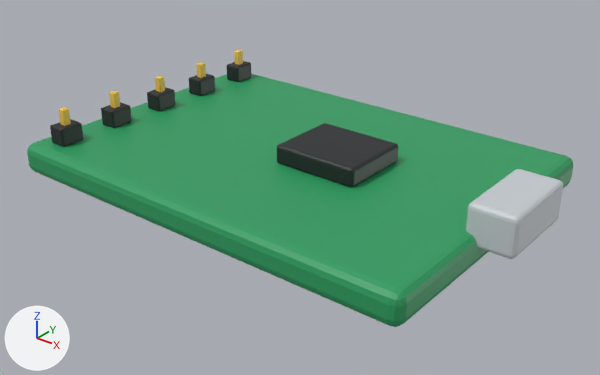
An edit to the OBJ model assets/parts/board.obj, drawn before and after from the same camera.
Camera for both pictures: a 50 mm camera at (0.0745, -0.092, 0.0533) aimed at (0.003, -0.0026, -0.0021). Every picture has the same lights, and +X, +Y and +Z are marked at lower left. The older version comes first. Where no turn or scale is listed for an object, it has been applied to the vertices.

In view in the first picture: 'board'.
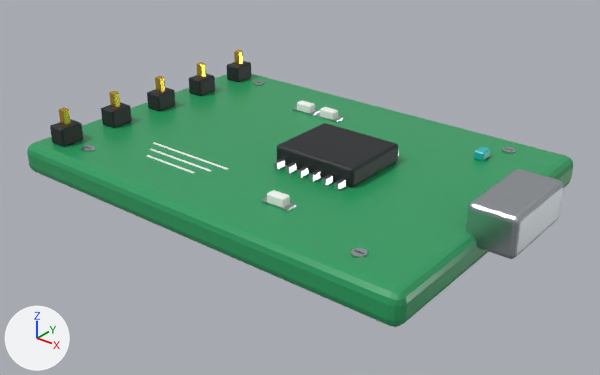
What differs and where, as boxes [x1, y1, x2, y2] in the pictures (600 x 375 px):
'board', surface changed, reshaped: [27, 50, 573, 327] in both
part 1 of me_board, added: after [274, 159, 285, 170]
part 2 of me_board, added: after [285, 163, 297, 174]
part 3 of me_board, added: after [297, 166, 309, 178]
part 4 of me_board, added: after [309, 170, 321, 182]
part 5 of me_board, added: after [322, 175, 333, 186]
part 6 of me_board, added: after [334, 179, 346, 190]
part 7 of me_board, added: after [282, 203, 296, 211]
part 8 of me_board, added: after [153, 142, 229, 170]
part 9 of me_board, added: after [149, 148, 212, 172]
part 10 of me_board, added: after [147, 155, 195, 173]
part 11 of me_board, added: after [81, 145, 95, 152]
part 12 of me_board, added: after [502, 147, 515, 153]
part 13 of me_board, added: after [351, 248, 368, 258]
part 14 of me_board, added: after [297, 101, 315, 114]
part 15 of me_board, added: after [320, 107, 339, 120]
part 16 of me_board, added: after [267, 190, 290, 208]
part 17 of me_board, added: after [474, 146, 490, 161]

Diff of the bpy script that builds the scene:
```diff
--- a/assets/parts/board.obj.py
+++ b/assets/parts/board.obj.py
@@ mat_boardbody @@
 mat_boardbody.base_color = (0.025, 0.34, 0.12)  # green #2c9e61
-mat_boardbody.roughness = 0.48
+mat_boardbody.roughness = 0.3
@@ mat_black @@
 mat_black.base_color = (0.015, 0.018, 0.02)  # black #212427
-mat_black.roughness = 0.48
+mat_black.roughness = 0.55
@@ mat_silver @@
 mat_silver.base_color = (0.58, 0.62, 0.65)  # light grey #c8ced3
-mat_silver.roughness = 0.48
+mat_silver.roughness = 0.28
+mat_silver.metallic = 1.0
@@ mat_gold @@
 mat_gold.roughness = 0.48
+mat_gold.metallic = 1.0
@@ me_board @@
-me_board.from_pydata(...)  # 1248 vertices, 2444 faces; spans x -0.035..0.04, y -0.025..0.025, z -0.0025..0.008
+me_board.from_pydata(...)  # 1640 vertices, 3096 faces; spans x -0.035..0.04, y -0.025..0.025, z -0.0025..0.008
+# me_board part 1: a new loose piece, a box spanning x 0.00215..0.00285, y -0.0077..-0.0059, z 0.0026..0.0036, in mat_silver (light grey #c8ced3)
+# me_board part 2: a new loose piece, a box spanning x 0.00435..0.00505, y -0.0077..-0.0059, z 0.0026..0.0036, in mat_silver (light grey #c8ced3)
+# me_board part 3: a new loose piece, a box spanning x 0.00655..0.00725, y -0.0077..-0.0059, z 0.0026..0.0036, in mat_silver (light grey #c8ced3)
+# me_board part 4: a new loose piece, a box spanning x 0.00875..0.00945, y -0.0077..-0.0059, z 0.0026..0.0036, in mat_silver (light grey #c8ced3)
+# me_board part 5: a new loose piece, a box spanning x 0.01095..0.01165, y -0.0077..-0.0059, z 0.0026..0.0036, in mat_silver (light grey #c8ced3)
+# me_board part 6: a new loose piece, a box spanning x 0.01315..0.01385, y -0.0077..-0.0059, z 0.0026..0.0036, in mat_silver (light grey #c8ced3)
+# me_board part 7: a new loose piece, a box spanning x 0.0113..0.0123, y -0.0169..-0.0151, z 0.0026..0.0028, in mat_silver (light grey #c8ced3)
+# me_board part 8: a new loose piece, a box spanning x -0.019..-0.003, y -0.012225..-0.011775, z 0.00252..0.00258, in mat_detailwhite (white #f8faf8)
+# me_board part 9: a new loose piece, a box spanning x -0.0175..-0.0045, y -0.014225..-0.013775, z 0.00252..0.00258, in mat_detailwhite (white #f8faf8)
+# me_board part 10: a new loose piece, a box spanning x -0.016..-0.006, y -0.016225..-0.015775, z 0.00252..0.00258, in mat_detailwhite (white #f8faf8)
+# me_board part 11: a new loose piece, a 12-sided cylinder along z spanning x -0.026..-0.024, y -0.021..-0.019, z 0.00253..0.00277, in mat_silver (light grey #c8ced3)
+# me_board part 12: a new loose piece, a 12-sided cylinder along z spanning x 0.025..0.027, y 0.019..0.021, z 0.00253..0.00277, in mat_silver (light grey #c8ced3)
+# me_board part 13: a new loose piece, a 12-sided cylinder along z spanning x 0.025..0.027, y -0.021..-0.019, z 0.00253..0.00277, in mat_silver (light grey #c8ced3)
+# me_board part 14: a new loose piece of 24 vertices spanning x -0.0105..-0.0075, y 0.0132..0.0148, z 0.0025..0.004, in mat_detailwhite (white #f8faf8)
+# me_board part 15: a new loose piece of 24 vertices spanning x -0.0055..-0.0025, y 0.0132..0.0148, z 0.0025..0.004, in mat_detailwhite (white #f8faf8)
+# me_board part 16: a new loose piece of 24 vertices spanning x 0.0085..0.0115, y -0.0168..-0.0153, z 0.0026..0.0041, in mat_detailwhite (white #f8faf8)
+# me_board part 17: a new loose piece of 24 vertices spanning x 0.0232..0.0248, y 0.0138..0.0162, z 0.0025..0.0039, in mat_detailteal (cyan #21bab8)
+# other edits to the shape of me_board do not show in these pictures
 me_board.materials.append(mat_boardbody)
@@ me_board @@
 me_board.materials.append(mat_gold)
+me_board.materials.append(mat_detailwhite)  # white #f8faf8
+me_board.materials.append(mat_detailteal)  # cyan #21bab8
+me_board.materials.append(mat_detailgraphite)  # dark blue #354248
```
